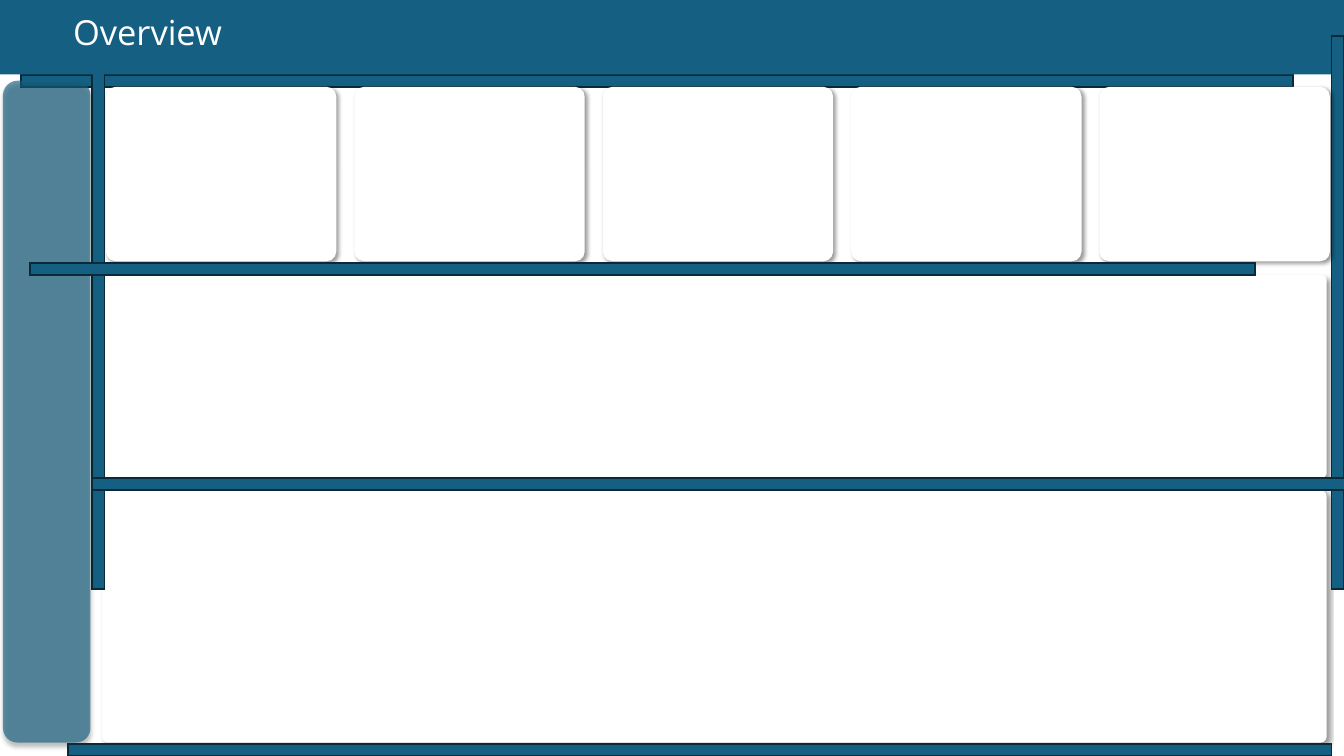
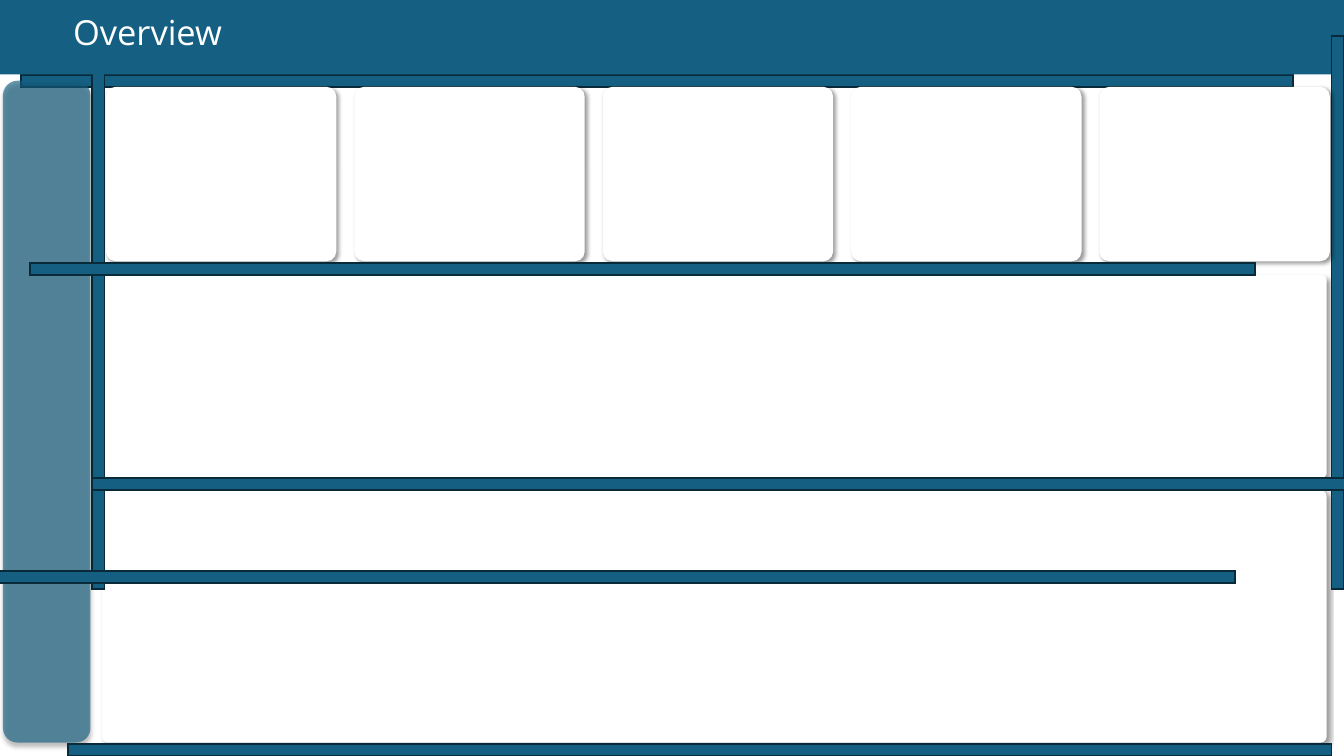
Before and after one commit to MohammadGhanaym/Sales-Logistics-Analytics-DWH, a slide deck: slide 4 of Dashboard Background Design/Dashboard Background Design.pptx (slide 2 before the commit). Drawn at 1344x756 pixels with LibreOffice and Linux fonts; fonts in the diff are those of the drawing. Boxes give left, top, right and bottom in pixels: in the first picture for what was removed or moved away, otherwise in the second. Text is boxed around its words. In the diff, an @@ line names an element or a change of style, - is before the commit and + after.

```diff
--- a/Dashboard Background Design/Dashboard Background Design.pptx
+++ b/Dashboard Background Design/Dashboard Background Design.pptx
@@ rounded rectangle added at box(0, 571, 1235, 583), fill #156082, outline #092A39 1.5 pt @@
```
Also in this commit, not shown: 1 other slide changed, 2 slides added, 9 other files.
